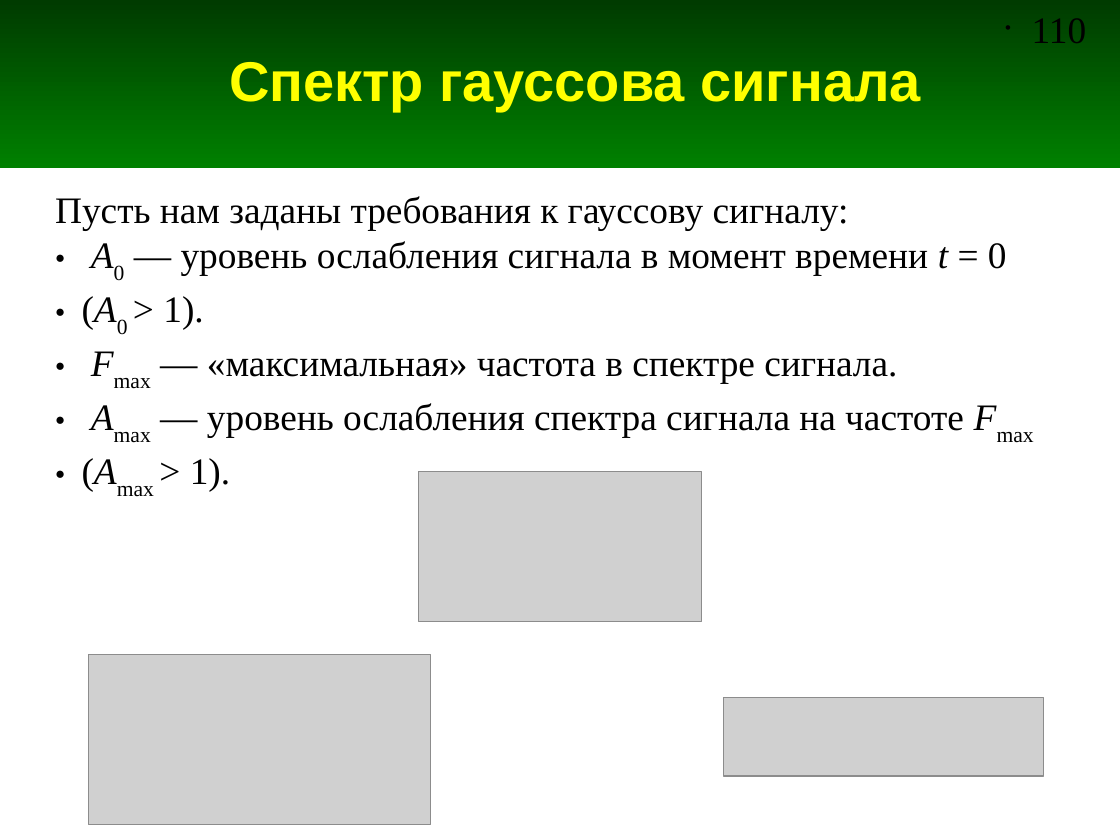
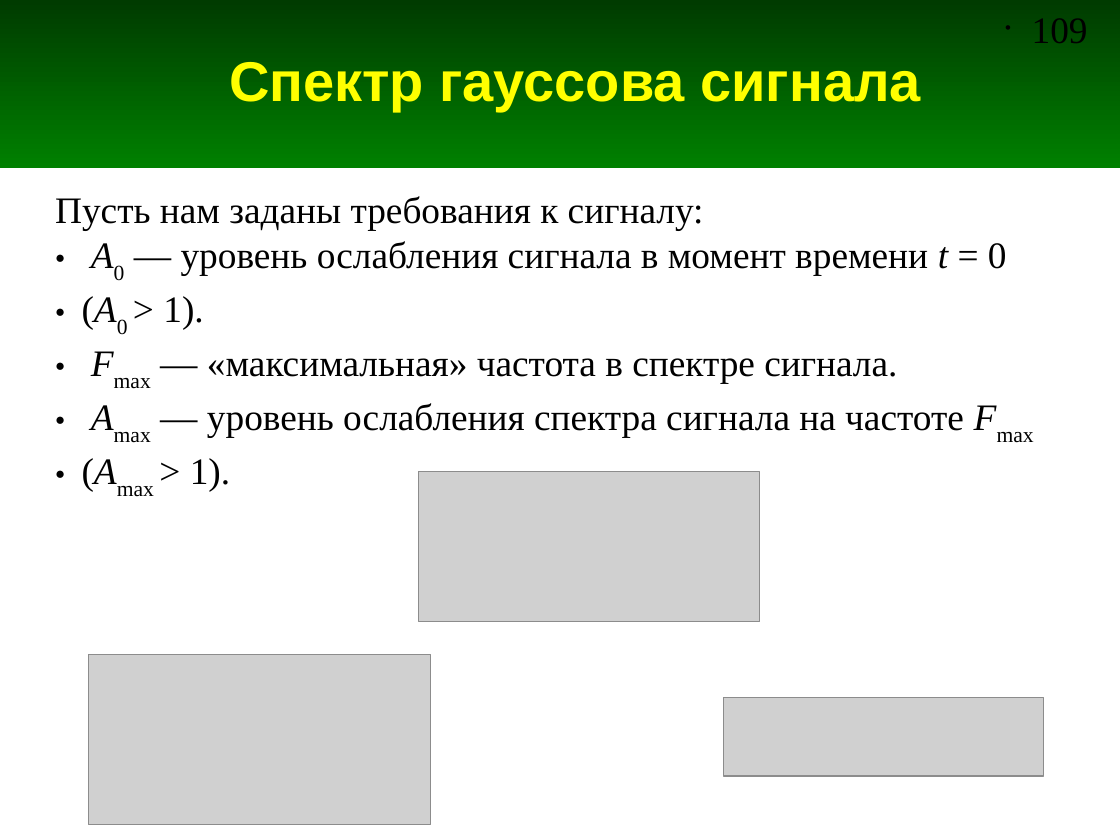
Before and after one commit to andris0147sv/modelling, a slide deck: slide 109 of presentations/2. FDTD.odp (slide 110 before the commit). Drawn at 1120x840 pixels with LibreOffice and Linux fonts; fonts in the diff are those of the drawing; grey boxes stand for pictures. Boxes give left, top, right and bottom in pixels: in the first picture for what was removed or moved away, otherwise in the second. Text is boxed around its words. In the diff, an @@ line names an element or a change of style, - is before the commit and + after.

Commit message:
Новые слайды. Обновление скриптов для расчета спектров сигналов

```diff
--- a/presentations/2. FDTD.odp
+++ b/presentations/2. FDTD.odp
@@ page number at <box>1032,18,1088,43</box>: text changed @@
-• 110
+• 109
@@ text at <box>55,196,704,230</box>: text changed @@
-Пусть нам заданы требования к гауссову сигналу:
+Пусть нам заданы требования к сигналу:
@@ picture: place and size @@
-picture at <box>419,472,701,622</box>
+picture at <box>419,472,760,622</box>
```
Also in this commit, not shown: 4 other slides changed, 4 slides added, 2 slides removed, 6 other files.
